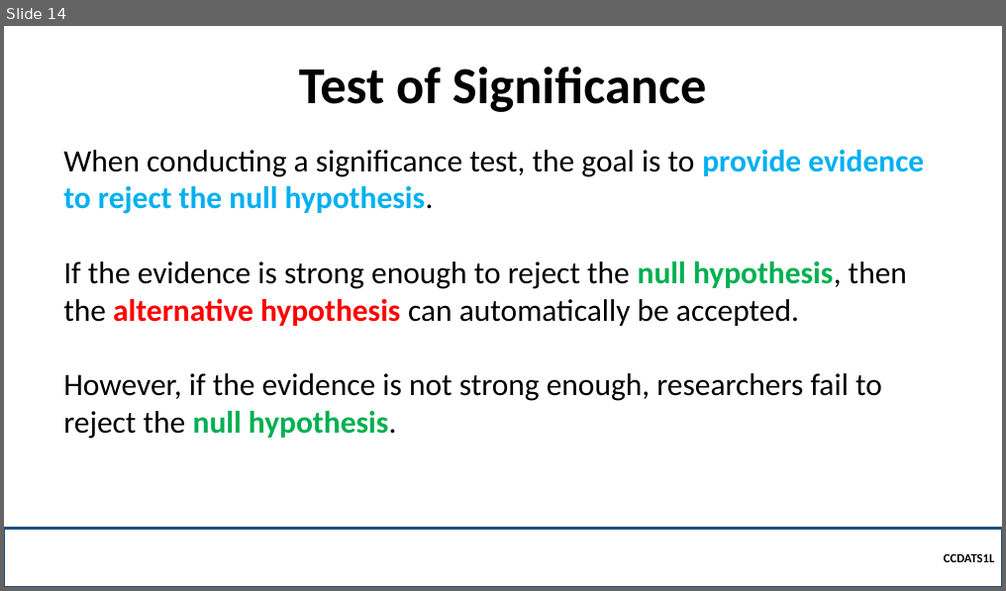
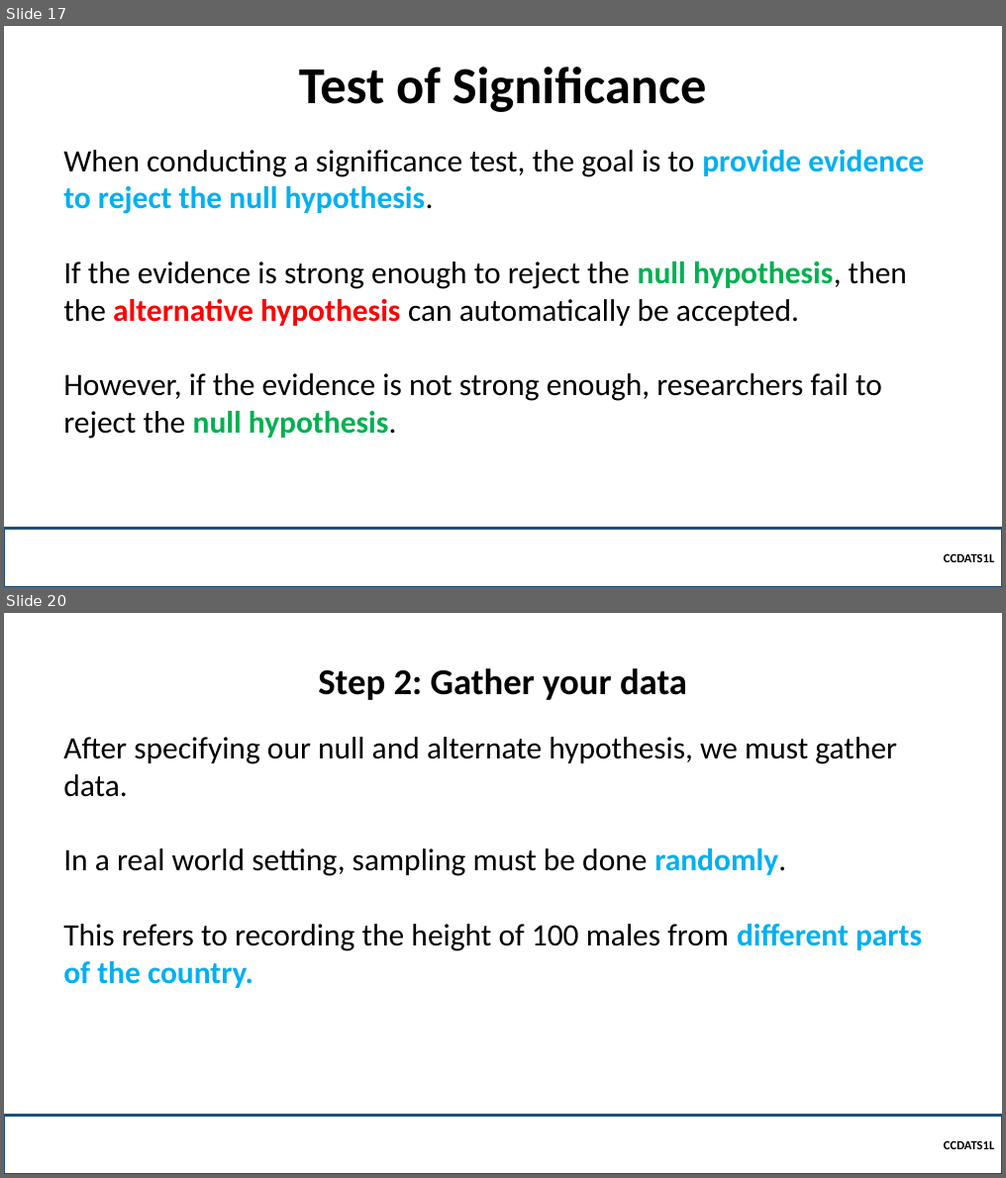
Before and after one commit to robitussin/CCDATS1L, a slide deck: week 10/Test of Significance.pptx. Shown one above the other, each under a label of ours: slide 14 before the commit, slides 17 and 20 after it; the slides between them are not shown. The pictures are 1006x591 and 1006x1178 pixels, drawn with LibreOffice and Linux fonts; fonts in the diff are those of the drawing; background and template pictures are left out. Boxes give left, top, right and bottom in pixels: in the first picture for what was removed or moved away, otherwise in the second. Text is boxed around its words. In the diff, an @@ line names an element or a change of style, - is before the commit and + after.

```diff
--- a/week 10/Test of Significance.pptx
+++ b/week 10/Test of Significance.pptx
@@ slide 20 added at (4, 613, 1002, 1174), background picture (left out) @@
@@ title added at (318, 668, 687, 700), 35 pt, text #000000, bold @@
+Step 2: Gather your data
@@ text added at (63, 737, 922, 988), 30 pt, text #000000 @@
+After specifying our null and alternate hypothesis, we must gather data.
+In a real world setting, sampling must be done randomly.
+This refers to recording the height of 100 males from different parts of the country.
@@ rectangle added at (4, 1115, 1002, 1174), outline #1F4E79 2.25 pt, 12 pt, text #000000, bold @@
+  CCDATS1L
@@ what was slide 14 is now slide 17 @@
```
Also in this commit, not shown: 8 slides changed, 9 other slides added, 2 slides removed, 5 other files.
